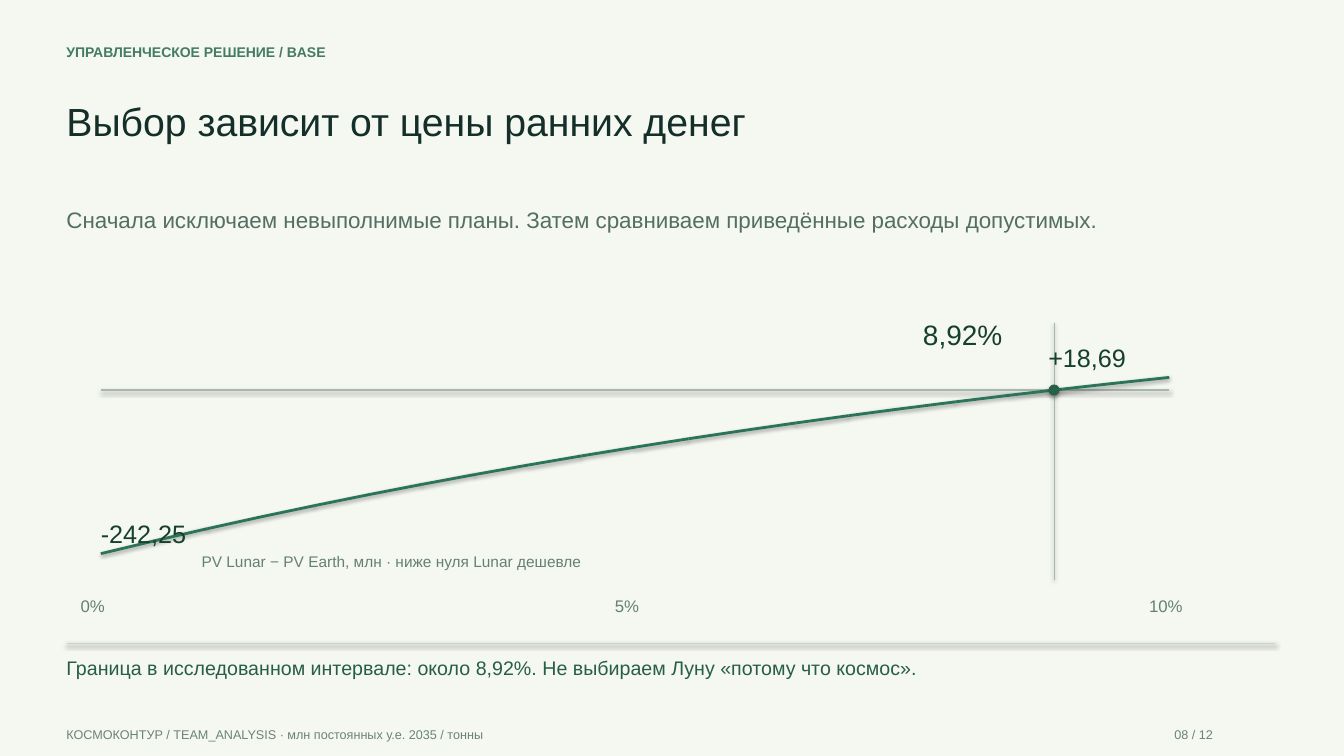
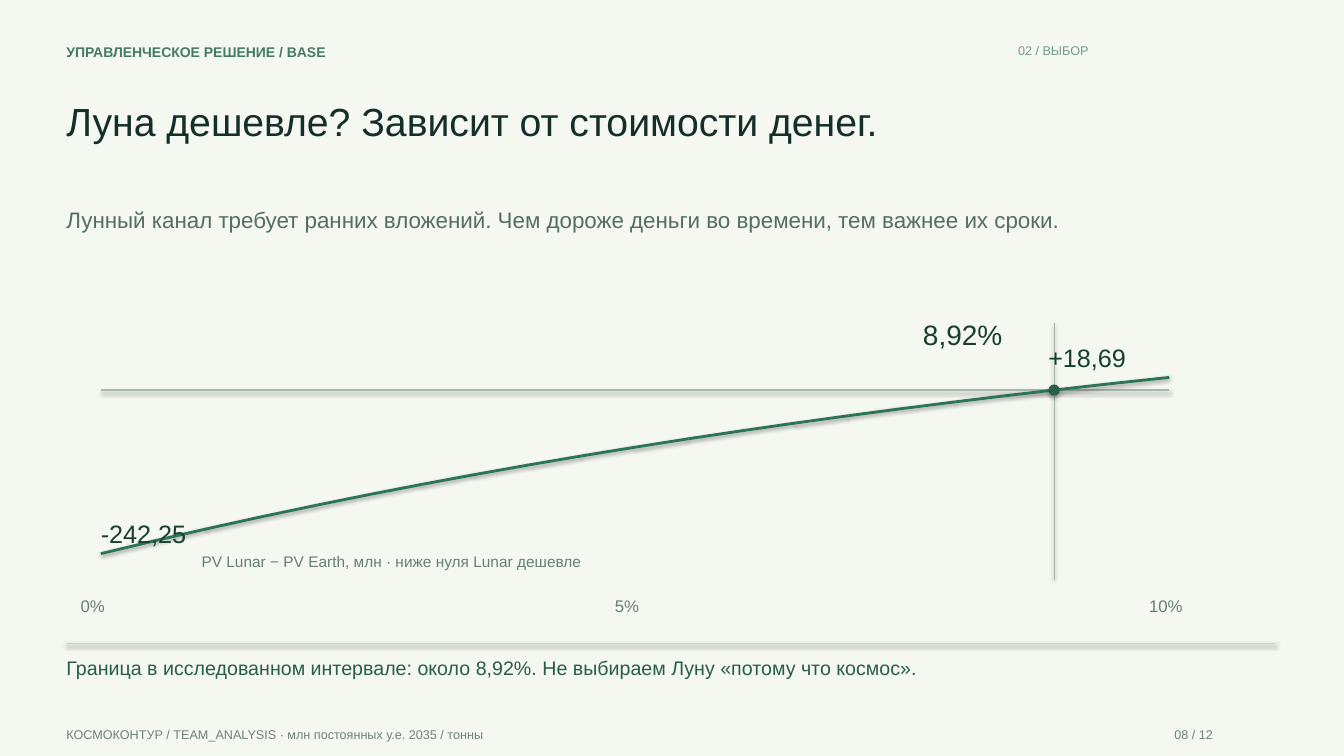
Before and after one commit to overbaffe1/CosmoH, a slide deck: slide 8 of solutions/fuel-contour/docs/PRESENTATION.pptx. Drawn at 1344x756 pixels with LibreOffice and Linux fonts; fonts in the diff are those of the drawing. Boxes give left, top, right and bottom in pixels: in the first picture for what was removed or moved away, otherwise in the second. Text is boxed around its words. In the diff, an @@ line names an element or a change of style, - is before the commit and + after.

```diff
--- a/solutions/fuel-contour/docs/PRESENTATION.pptx
+++ b/solutions/fuel-contour/docs/PRESENTATION.pptx
@@ text added at bbox=[1018, 46, 1089, 55], 9 pt, text #729B8A @@
+02 / ВЫБОР
@@ text at bbox=[66, 108, 877, 144]: text changed @@
-Выбор зависит от цены ранних денег
+Луна дешевле? Зависит от стоимости денег.
@@ text at bbox=[66, 211, 1058, 233]: text changed @@
-Сначала исключаем невыполнимые планы. Затем сравниваем приведённые расходы допустимых.
+Лунный канал требует ранних вложений. Чем дороже деньги во времени, тем важнее их сроки.
```
Also in this commit, not shown: 9 other slides changed, 2 slides added, 2 slides removed, 13 other files.
